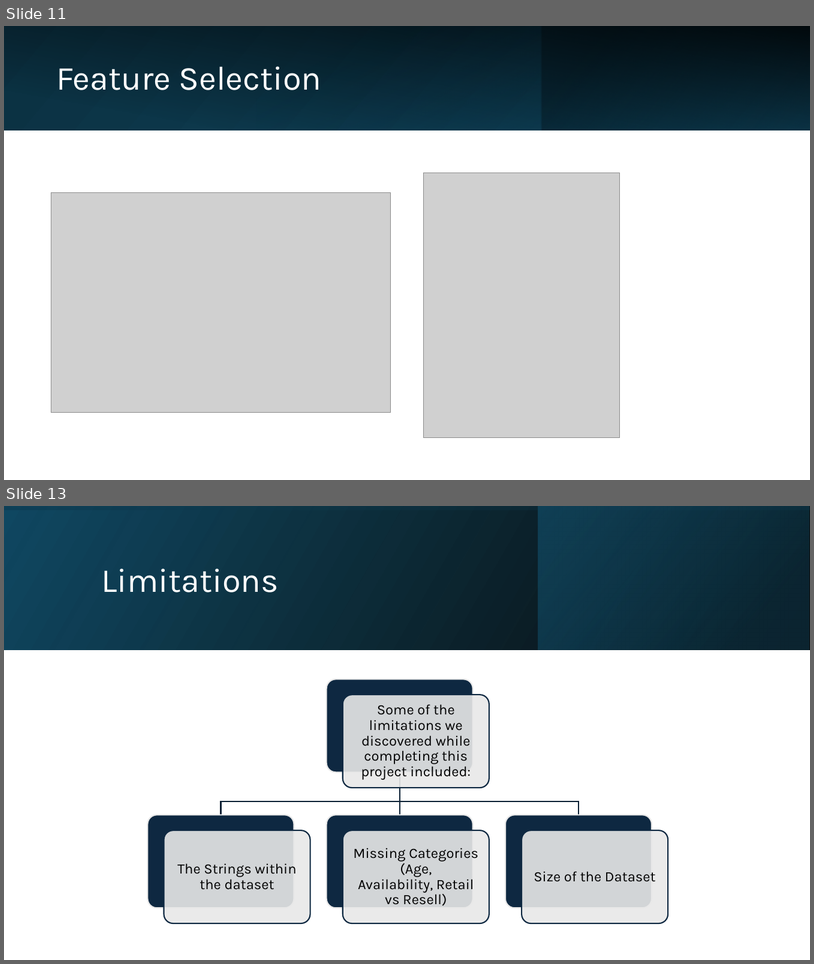
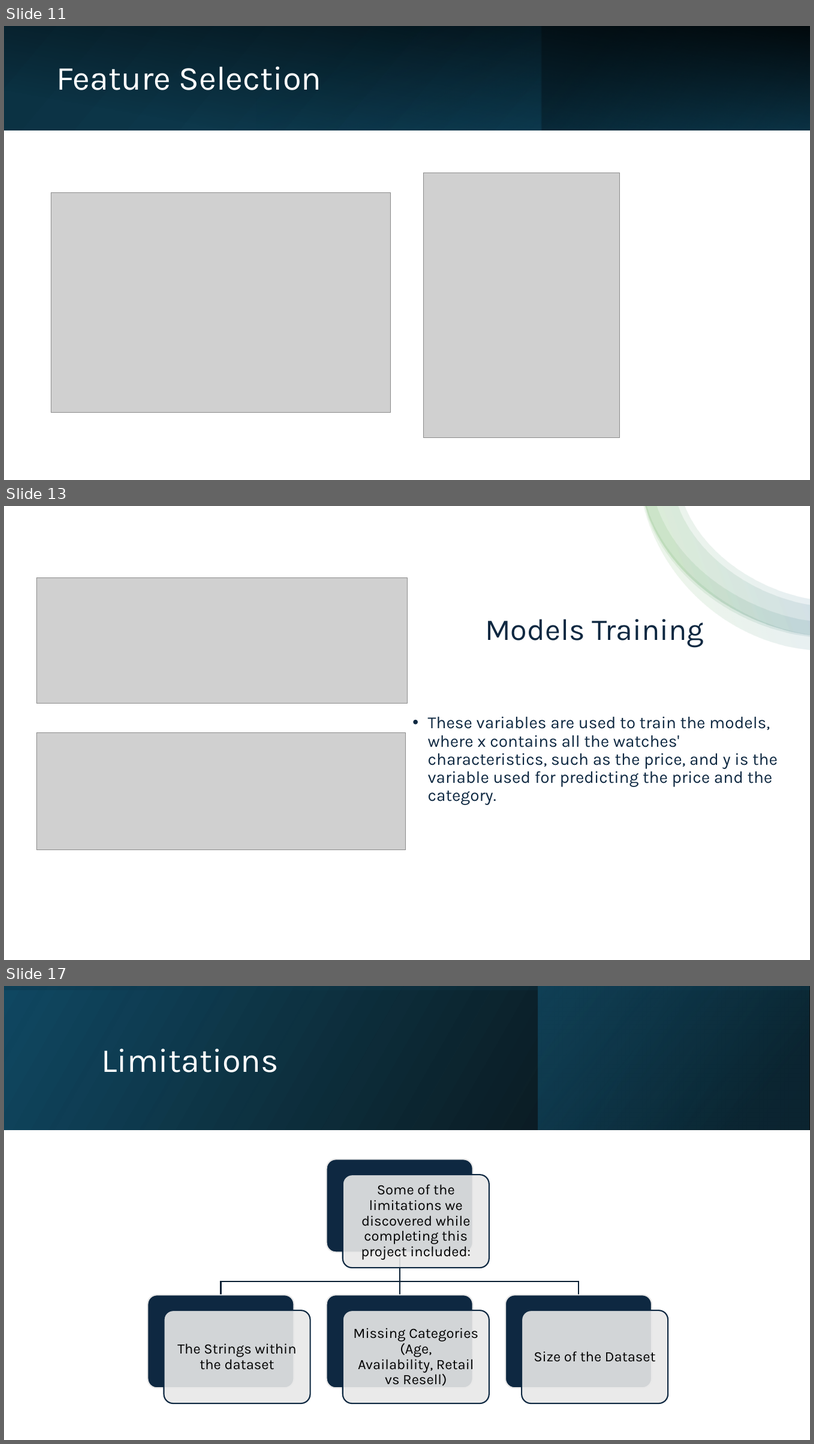
Before and after one commit to SDKELLY06/IEESP, a slide deck: AI Presentation.pptx. Shown one above the other, each under a label of ours: slides 11 and 13 before the commit, slides 11, 13 and 17 after it; the slides between them are not shown. The pictures are 814x964 and 814x1444 pixels, drawn with LibreOffice and Linux fonts; fonts in the diff are those of the drawing; grey boxes stand for pictures. Boxes give left, top, right and bottom in pixels: in the first picture for what was removed or moved away, otherwise in the second. Text is boxed around its words. In the diff, an @@ line names an element or a change of style, - is before the commit and + after.

```diff
--- a/AI Presentation.pptx
+++ b/AI Presentation.pptx
@@ slide 13 added at [4,506,810,960], background #FFFFFF @@
@@ group added at [644,506,810,649]: 4 freeform shapes @@
@@ picture added at [36,578,408,703] @@
@@ title added at [485,619,705,648], 36 pt, text #0E2841 @@
+Models Training
@@ text added at [428,716,778,805], 20 pt, text #0E2841 @@
+• These variables are used to train the models, where x contains all the watches' characteristics, such as the price, and y is the variable used for predicting the price and the category.
@@ picture added at [36,733,405,850] @@
@@ what was slide 13 is now slide 17 @@
```
Also in this commit, not shown: 5 slides changed, 3 other slides added, 1 other file.
